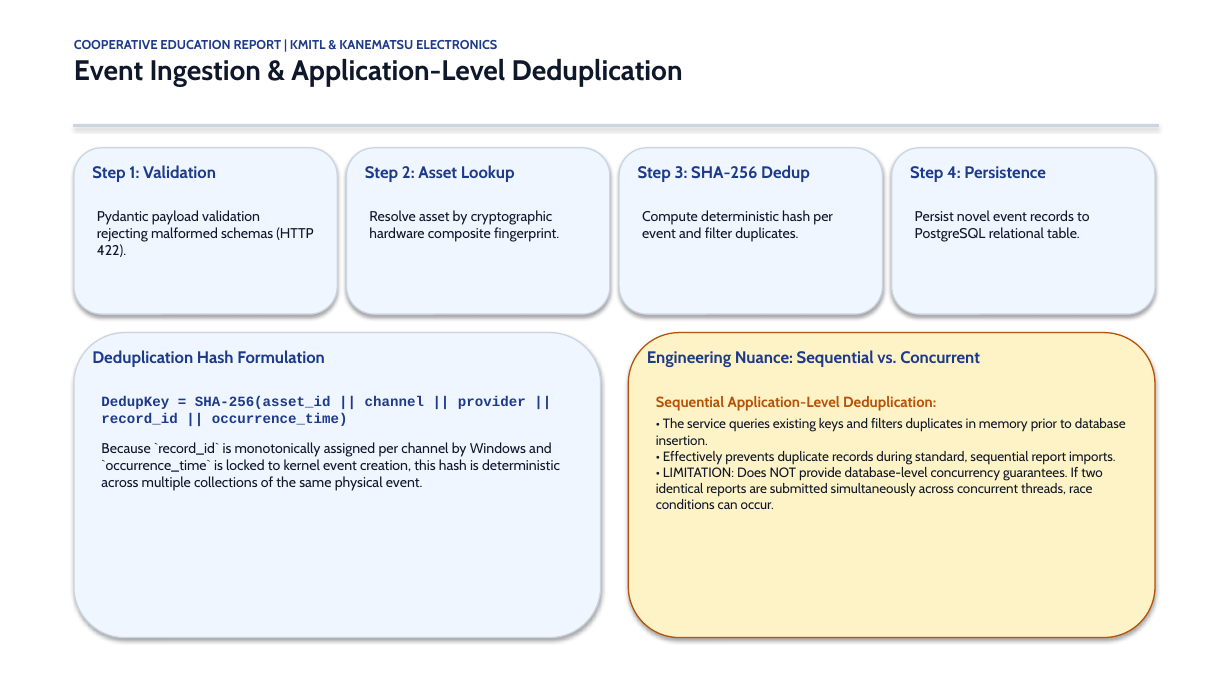
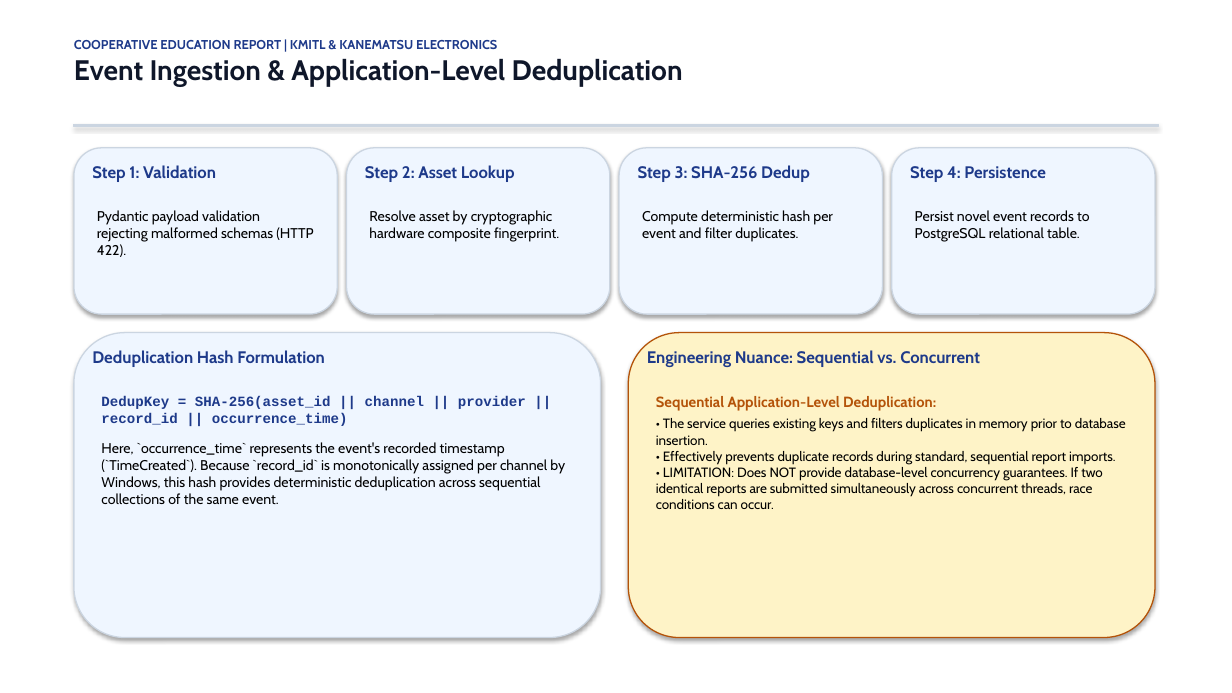
Before and after one commit to Ratthabhumi/EIMS, a slide deck: slide 8 of docs/presentation/EIMS_COOP_PRESENTATION_2026.pptx. Drawn at 1232x693 pixels with LibreOffice and Linux fonts; fonts in the diff are those of the drawing. Boxes give left, top, right and bottom in pixels: in the first picture for what was removed or moved away, otherwise in the second. Text is boxed around its words. In the diff, an @@ line names an element or a change of style, - is before the commit and + after.

Commit message:
docs(report): apply final editorial and presentation QA corrections

```diff
--- a/docs/presentation/EIMS_COOP_PRESENTATION_2026.pptx
+++ b/docs/presentation/EIMS_COOP_PRESENTATION_2026.pptx
@@ text colour #0F172A to #000000 in 4 elements at bbox=[97, 210, 313, 257], bbox=[369, 210, 559, 242], bbox=[642, 210, 833, 242], bbox=[915, 210, 1089, 242] @@
@@ text at bbox=[656, 418, 1126, 509]: text colour #0F172A to #000000 in "• The service queries existing keys and ..." @@
@@ text at bbox=[101, 442, 565, 504]: text changed; text colour #0F172A to #000000 @@
-Because `record_id` is monotonically assigned per channel by Windows and `occurrence_time` is locked to kernel event creation, this hash is deterministic across multiple collections of the same physical event.
+Here, `occurrence_time` represents the event's recorded timestamp (`TimeCreated`). Because `record_id` is monotonically assigned per channel by Windows, this hash provides deterministic deduplication across sequential collections of the same event.
```
Also in this commit, not shown: 14 other slides changed, 16 other files.
